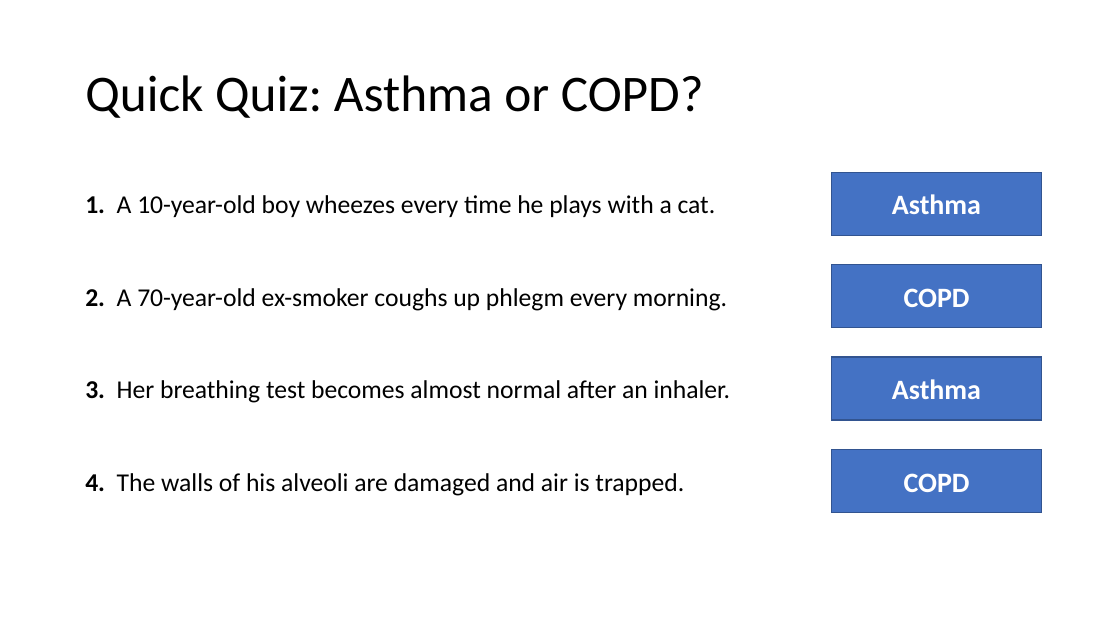
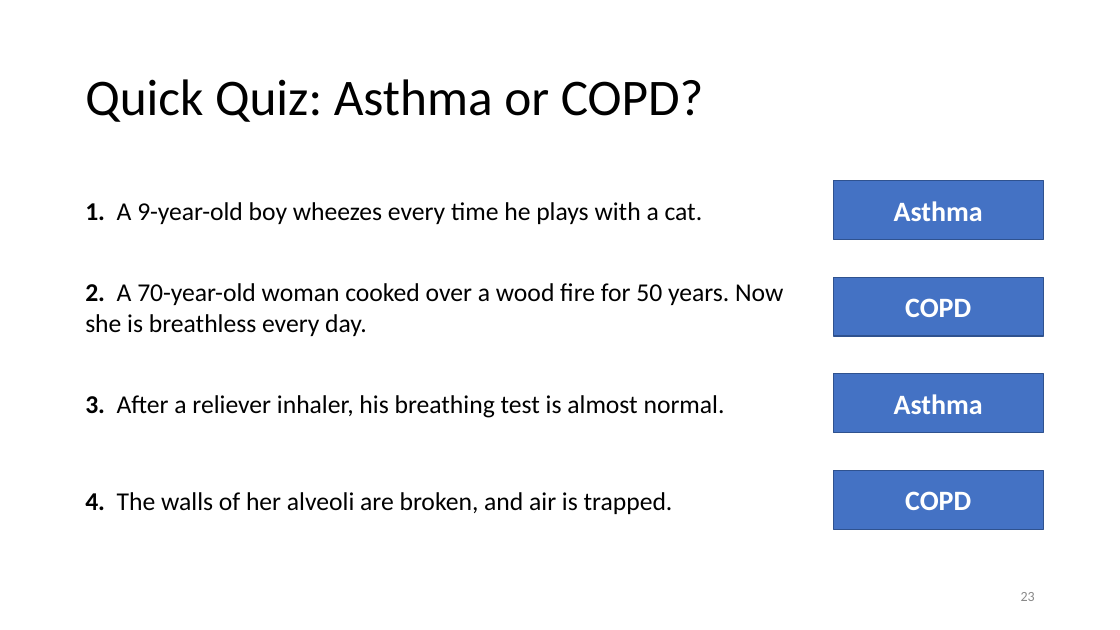
Before and after one commit to mrm145/Claude-CoWorkNotCode, a slide deck: slide 23 of Asthma_and_COPD_Presentation.pptx (slide 21 before the commit). Drawn at 1120x630 pixels with LibreOffice and Linux fonts; fonts in the diff are those of the drawing. Boxes give left, top, right and bottom in pixels: in the first picture for what was removed or moved away, otherwise in the second. Text is boxed around its words. In the diff, an @@ line names an element or a change of style, - is before the commit and + after.

```diff
--- a/Asthma_and_COPD_Presentation.pptx
+++ b/Asthma_and_COPD_Presentation.pptx
@@ title "Quick Quiz: Asthma or COPD?" at (85, 79, 704, 122): line spacing 0.9 to 1 @@
@@ text at (85, 202, 703, 224): text changed @@
-1. A 10-year-old boy wheezes every time he plays with a cat.
+1. A 9-year-old boy wheezes every time he plays with a cat.
@@ rectangle "Asthma": place and size @@
-rectangle "Asthma" at (832, 172, 1042, 235)
+rectangle "Asthma" at (833, 181, 1044, 239)
@@ text at (85, 283, 783, 336): text changed @@
-2. A 70-year-old ex-smoker coughs up phlegm every morning.
+2. A 70-year-old woman cooked over a wood fire for 50 years. Now she is breathless every day.
@@ rectangle "COPD": place and size @@
-rectangle "COPD" at (832, 265, 1042, 328)
+rectangle "COPD" at (833, 277, 1044, 336)
@@ rectangle "Asthma": place and size @@
-rectangle "Asthma" at (832, 357, 1042, 420)
+rectangle "Asthma" at (833, 374, 1044, 433)
@@ text at (85, 395, 725, 418): text changed @@
-3. Her breathing test becomes almost normal after an inhaler.
+3. After a reliever inhaler, his breathing test is almost normal.
@@ outline #325491 1 pt to #2F528F 1 pt in 4 elements at (833, 181, 1044, 239), (833, 277, 1044, 336), (833, 374, 1044, 433), (833, 471, 1044, 529) @@
@@ rectangle "COPD": place and size @@
-rectangle "COPD" at (832, 450, 1042, 513)
+rectangle "COPD" at (833, 471, 1044, 529)
@@ text at (85, 492, 673, 514): text changed @@
-4. The walls of his alveoli are damaged and air is trapped.
+4. The walls of her alveoli are broken, and air is trapped.
@@ page number added at (1021, 592, 1035, 601), 12 pt, text #898989 @@
+23
```
Also in this commit, not shown: 13 other slides changed, 11 slides added, 9 slides removed, 1 other file.
